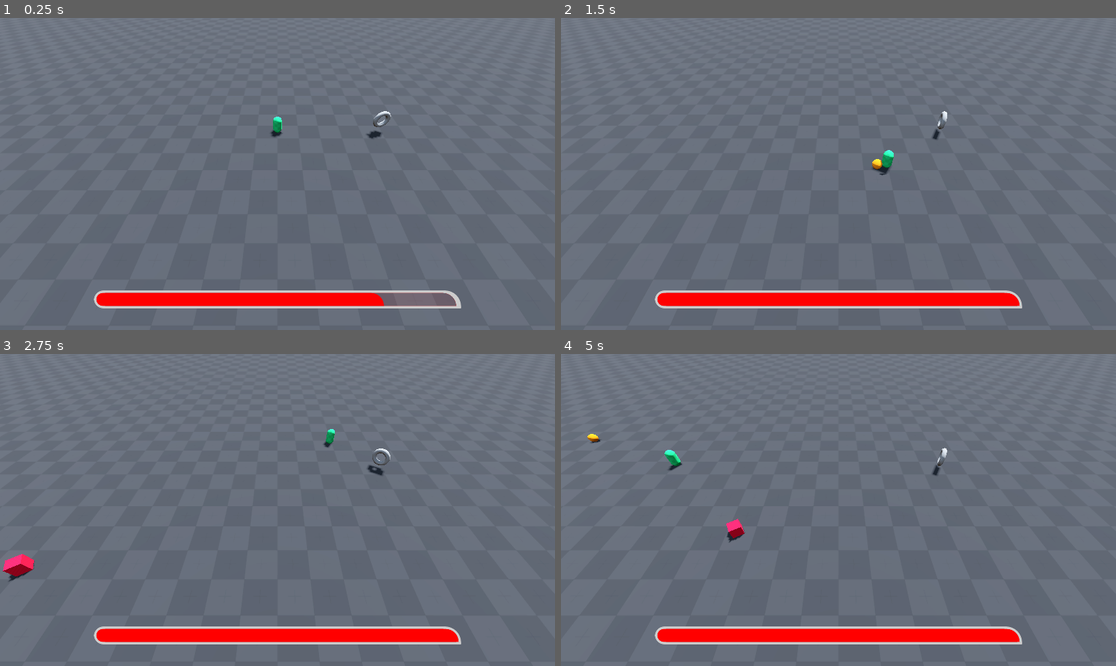
Above: before the commit, frames 1-4 (two rows, left to right).
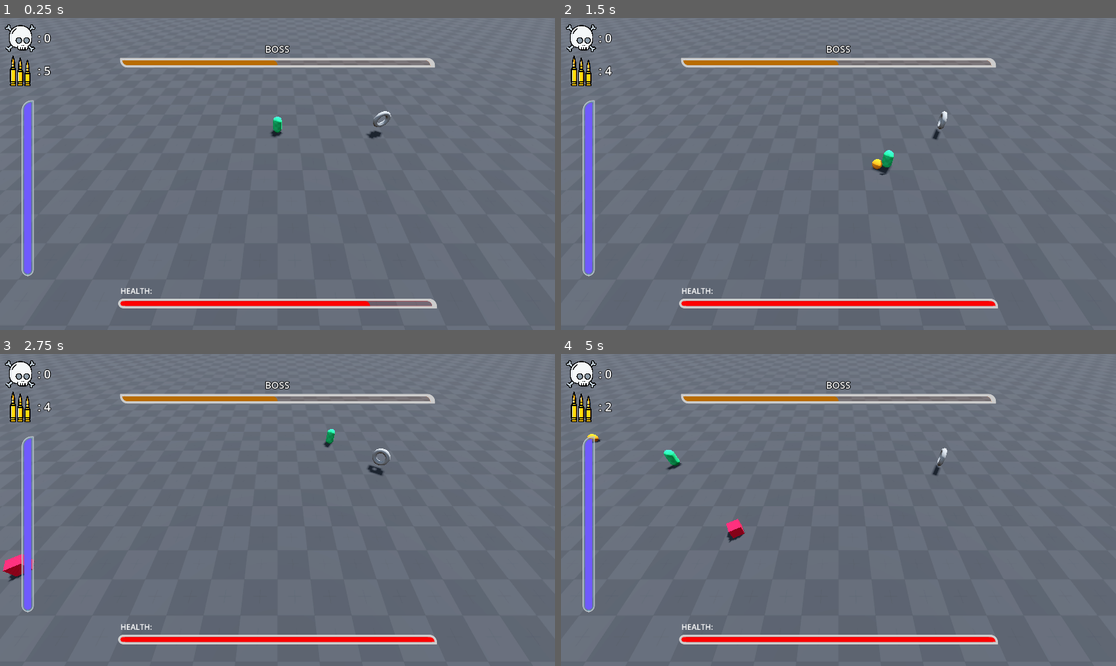
Above: after the commit, the same moments.

Repository: XpolioN2005/Dash_only_type
Game: Godot game, scene res://Scenes/root_level.tscn
Two runs of this game, one before a commit and one after it. Both use one fixed random seed, a clock stepped at 60 frames per second and the inputs below.
Inputs (mouse positions are in pixels of both pictures, inside the frame that each line leads up to):
- Up to frame 1 (0.25 s): no input
- Up to frame 2 (1.5 s): move the mouse to (960, 158) at 0.52 s; click (960, 158) at 0.6 s; tap Enter at 1.25 s; move the mouse to (727, 189) at 1.27 s; right-click (727, 189) at 1.35 s; click (727, 189) at 1.42 s
- Up to frame 3 (2.75 s): move the mouse to (333, 441) at 2.02 s; click (333, 441) at 2.1 s
- Up to frame 4 (5 s): move the mouse to (810, 572) at 2.77 s; right-click (810, 572) at 2.85 s; click (810, 572) at 2.92 s; move the mouse to (1005, 556) at 3.52 s; click (1005, 556) at 3.6 s; move the mouse to (672, 463) at 4.27 s; right-click (672, 463) at 4.35 s; click (672, 463) at 4.42 s

The runs differ from the first frame. In frame 1, 5.7% of the frame differs, in the area x 0-84%, y 2-94%; in frame 2, 5.9%; in frame 3, 5.9%; in frame 4, 6.0%.

Commit message:
ui update

Diff:
--- a/Enities/enemies/basic/basic_enemy.gd
+++ b/Enities/enemies/basic/basic_enemy.gd
@@ -36,7 +36,7 @@
 func death():
 	# get_node("../../particle_controller").explode_particle(position)
 
-	player.score += 100
+	player.score += 1
 	queue_free()
 
 	get_parent().dead_enemies = get_parent().dead_enemies + 1
--- a/Enities/enemies/basic/basic_enemy.tscn
+++ b/Enities/enemies/basic/basic_enemy.tscn
@@ -15,6 +15,8 @@
 
 [node name="basic_enemy" type="CharacterBody3D"]
 transform = Transform3D(1, 0, 0, 0, 1, 0, 0, 0, 1, 0, 0.5, 0)
+collision_layer = 2
+collision_mask = 3
 script = ExtResource("1_ofnit")
 
 [node name="MeshInstance3D" type="MeshInstance3D" parent="."]
--- a/Enities/player/player.gd
+++ b/Enities/player/player.gd
@@ -31,6 +31,8 @@
 		else: print("CLICK ON THE PLAYING AREA PLS")
 
 func _physics_process(delta: float) -> void:
+
+	position.y = 1
 
 	if health <= 0:
 		print("ded")
--- a/Enities/player/player.tscn
+++ b/Enities/player/player.tscn
@@ -15,6 +15,7 @@
 
 [node name="player" type="CharacterBody3D"]
 transform = Transform3D(1, 0, 0, 0, 1, 0, 0, 0, 1, 0, 1, 0)
+collision_mask = 2
 script = ExtResource("1_xjgij")
 
 [node name="CollisionShape3D" type="CollisionShape3D" parent="."]
@@ -24,6 +25,8 @@
 mesh = SubResource("CapsuleMesh_h3n0d")
 
 [node name="detector" type="Area3D" parent="."]
+collision_layer = 2
+collision_mask = 2
 
 [node name="CollisionShape3D" type="CollisionShape3D" parent="detector"]
 transform = Transform3D(1.1, 0, 0, 0, 1.1, 0, 0, 0, 1.1, 0, 0, 0)
--- a/Projectile/bullet.tscn
+++ b/Projectile/bullet.tscn
@@ -15,6 +15,8 @@
 
 [node name="bullet" type="RigidBody3D"]
 transform = Transform3D(1, 0, 0, 0, 1, 0, 0, 0, 1, 0, 0.5, 0)
+collision_layer = 3
+collision_mask = 2
 script = ExtResource("1_oam75")
 
 [node name="CollisionShape3D" type="CollisionShape3D" parent="."]
@@ -25,6 +27,8 @@
 
 [node name="detector" type="Area3D" parent="."]
 transform = Transform3D(1.1, 0, 0, 0, 1.1, 0, 0, 0, 1.1, 0, 0, 0)
+collision_layer = 2
+collision_mask = 2
 
 [node name="CollisionShape3D" type="CollisionShape3D" parent="detector"]
 shape = SubResource("SphereShape3D_2u0ch")
--- a/UI/scenes/base_ui.tscn
+++ b/UI/scenes/base_ui.tscn
@@ -1,6 +1,47 @@
-[gd_scene load_steps=4 format=3 uid="uid://chbtbwoxrejwo"]
+[gd_scene load_steps=10 format=3 uid="uid://chbtbwoxrejwo"]
 
 [ext_resource type="Script" path="res://UI/script/base_ui.gd" id="1_2ltxr"]
+[ext_resource type="Texture2D" uid="uid://dks71qg5xtxng" path="res://Assest/Icon/death.png" id="2_f5uyn"]
+[ext_resource type="Texture2D" uid="uid://c3ig1giq7jwac" path="res://Assest/Icon/bullets.png" id="3_fkjdi"]
+
+[sub_resource type="StyleBoxFlat" id="StyleBoxFlat_fh8s7"]
+bg_color = Color(1, 0.388235, 0, 0.0784314)
+border_width_left = 10
+border_width_top = 5
+border_width_right = 10
+border_width_bottom = 5
+corner_radius_top_right = 50
+corner_radius_bottom_left = 50
+expand_margin_left = 5.0
+expand_margin_top = 5.0
+expand_margin_right = 5.0
+expand_margin_bottom = 5.0
+
+[sub_resource type="StyleBoxFlat" id="StyleBoxFlat_0guxh"]
+bg_color = Color(0.723468, 0.422772, 0, 1)
+corner_radius_top_right = 50
+corner_radius_bottom_left = 50
+
+[sub_resource type="StyleBoxFlat" id="StyleBoxFlat_4g7ki"]
+bg_color = Color(0.286275, 0.635294, 0.866667, 0.0588235)
+border_width_left = 5
+border_width_top = 5
+border_width_right = 5
+border_width_bottom = 5
+border_blend = true
+corner_radius_top_left = 50
+corner_radius_bottom_right = 20
+corner_radius_bottom_left = 20
+expand_margin_left = 5.0
+expand_margin_top = 5.0
+expand_margin_right = 5.0
+expand_margin_bottom = 5.0
+
+[sub_resource type="StyleBoxFlat" id="StyleBoxFlat_6eva7"]
+bg_color = Color(0.434863, 0.353618, 0.999973, 1)
+corner_radius_top_left = 50
+corner_radius_bottom_right = 20
+corner_radius_bottom_left = 20
 
 [sub_resource type="StyleBoxFlat" id="StyleBoxFlat_yxbji"]
 bg_color = Color(1, 0, 0, 0.0784314)
@@ -29,21 +70,142 @@
 anchor_bottom = 1.0
 grow_horizontal = 2
 grow_vertical = 2
+pivot_offset = Vector2(893, -527)
 script = ExtResource("1_2ltxr")
 
-[node name="health" type="ProgressBar" parent="."]
-custom_minimum_size = Vector2(250, 0)
+[node name="VBoxContainer" type="VBoxContainer" parent="."]
 layout_mode = 1
-anchors_preset = -1
-anchor_top = 1.0
+anchors_preset = 15
 anchor_right = 1.0
 anchor_bottom = 1.0
-offset_left = 200.0
-offset_top = -77.0
-offset_right = -200.0
-offset_bottom = -50.0
 grow_horizontal = 2
-grow_vertical = 0
+grow_vertical = 2
+
+[node name="head" type="HBoxContainer" parent="VBoxContainer"]
+layout_mode = 2
+alignment = 1
+
+[node name="MarginContainer" type="MarginContainer" parent="VBoxContainer/head"]
+custom_minimum_size = Vector2(250, 0)
+layout_mode = 2
+theme_override_constants/margin_left = 10
+theme_override_constants/margin_top = 10
+theme_override_constants/margin_right = 10
+theme_override_constants/margin_bottom = 10
+
+[node name="VBoxContainer" type="VBoxContainer" parent="VBoxContainer/head/MarginContainer"]
+layout_mode = 2
+
+[node name="kill" type="HBoxContainer" parent="VBoxContainer/head/MarginContainer/VBoxContainer"]
+layout_mode = 2
+
+[node name="TextureRect" type="TextureRect" parent="VBoxContainer/head/MarginContainer/VBoxContainer/kill"]
+custom_minimum_size = Vector2(64, 0)
+layout_mode = 2
+size_flags_vertical = 3
+texture = ExtResource("2_f5uyn")
+expand_mode = 5
+flip_h = true
+
+[node name="score" type="Label" parent="VBoxContainer/head/MarginContainer/VBoxContainer/kill"]
+layout_mode = 2
+size_flags_vertical = 1
+theme_override_constants/outline_size = 5
+theme_override_font_sizes/font_size = 25
+text = ": 999"
+horizontal_alignment = 1
+vertical_alignment = 1
+
+[node name="ammo" type="HBoxContainer" parent="VBoxContainer/head/MarginContainer/VBoxContainer"]
+layout_mode = 2
+
+[node name="TextureRect" type="TextureRect" parent="VBoxContainer/head/MarginContainer/VBoxContainer/ammo"]
+custom_minimum_size = Vector2(64, 0)
+layout_mode = 2
+size_flags_vertical = 3
+texture = ExtResource("3_fkjdi")
+expand_mode = 5
+
+[node name="ammo_label" type="Label" parent="VBoxContainer/head/MarginContainer/VBoxContainer/ammo"]
+layout_mode = 2
+size_flags_vertical = 1
+theme_override_constants/outline_size = 5
+theme_override_font_sizes/font_size = 25
+text = ": 999"
+horizontal_alignment = 1
+vertical_alignment = 1
+
+[node name="BOSS_health_bar" type="MarginContainer" parent="VBoxContainer/head"]
+layout_mode = 2
+size_flags_horizontal = 3
+theme_override_constants/margin_left = 0
+theme_override_constants/margin_top = 50
+theme_override_constants/margin_right = 0
+theme_override_constants/margin_bottom = 50
+
+[node name="VBoxContainer" type="VBoxContainer" parent="VBoxContainer/head/BOSS_health_bar"]
+layout_mode = 2
+theme_override_constants/separation = 10
+
+[node name="Label" type="Label" parent="VBoxContainer/head/BOSS_health_bar/VBoxContainer"]
+layout_mode = 2
+theme_override_colors/font_outline_color = Color(0, 0, 0, 1)
+theme_override_constants/outline_size = 5
+theme_override_font_sizes/font_size = 20
+text = "BOSS
+"
+horizontal_alignment = 1
+uppercase = true
+
+[node name="health" type="ProgressBar" parent="VBoxContainer/head/BOSS_health_bar/VBoxContainer"]
+custom_minimum_size = Vector2(250, 0)
+layout_mode = 2
+theme_override_styles/background = SubResource("StyleBoxFlat_fh8s7")
+theme_override_styles/fill = SubResource("StyleBoxFlat_0guxh")
+value = 50.0
+show_percentage = false
+
+[node name="Control" type="Control" parent="VBoxContainer/head"]
+custom_minimum_size = Vector2(250, 0)
+layout_mode = 2
+
+[node name="mid" type="HBoxContainer" parent="VBoxContainer"]
+layout_mode = 2
+size_flags_vertical = 3
+
+[node name="MarginContainer" type="MarginContainer" parent="VBoxContainer/mid"]
+layout_mode = 2
+theme_override_constants/margin_left = 50
+theme_override_constants/margin_top = 20
+theme_override_constants/margin_bottom = 20
+
+[node name="ProgressBar" type="ProgressBar" parent="VBoxContainer/mid/MarginContainer"]
+custom_minimum_size = Vector2(15, 0)
+layout_mode = 2
+size_flags_vertical = 1
+theme_override_styles/background = SubResource("StyleBoxFlat_4g7ki")
+theme_override_styles/fill = SubResource("StyleBoxFlat_6eva7")
+value = 100.0
+fill_mode = 3
+show_percentage = false
+
+[node name="health_box" type="MarginContainer" parent="VBoxContainer"]
+layout_mode = 2
+theme_override_constants/margin_left = 250
+theme_override_constants/margin_right = 250
+theme_override_constants/margin_bottom = 50
+
+[node name="VBoxContainer" type="VBoxContainer" parent="VBoxContainer/health_box"]
+layout_mode = 2
+theme_override_constants/separation = 10
+
+[node name="Label" type="Label" parent="VBoxContainer/health_box/VBoxContainer"]
+layout_mode = 2
+text = "HEALTH:"
+
+[node name="health" type="ProgressBar" parent="VBoxContainer/health_box/VBoxContainer"]
+custom_minimum_size = Vector2(250, 0)
+layout_mode = 2
 theme_override_styles/background = SubResource("StyleBoxFlat_yxbji")
 theme_override_styles/fill = SubResource("StyleBoxFlat_5ived")
 show_percentage = false
--- a/UI/script/base_ui.gd
+++ b/UI/script/base_ui.gd
@@ -1,7 +1,9 @@
 extends Control
 
 
-@onready var health_bar = $health
+@onready var health_bar = $VBoxContainer/health_box/VBoxContainer/health
+@onready var ammo_count = $VBoxContainer/head/MarginContainer/VBoxContainer/ammo/ammo_label
+@onready var kill_count = $VBoxContainer/head/MarginContainer/VBoxContainer/kill/score
 var player
 
 
@@ -9,7 +11,8 @@
 func _process(_delta: float) -> void:
 	health_bar.value = lerp(health_bar.value, player.health, 0.1)
 
-	print(health_bar.value)
-
 	if abs(health_bar.value - player.health) < 01:
 		health_bar.value = player.health
+
+	ammo_count.text = ": " + str(player.ammo)
+	kill_count.text = ": " + str(player.score)
--- a/project.godot
+++ b/project.godot
@@ -14,6 +14,10 @@
 run/main_scene="res://Scenes/root_level.tscn"
 config/features=PackedStringArray("4.3", "Mobile")
 config/icon="res://icon.svg"
+
+[display]
+
+window/vsync/vsync_mode=0
 
 [input]
 
Binary file added: Assest/Icon/bullets.png
Not shown, added: Assest/Icon/bullets.png.import
Binary file added: Assest/Icon/death.png
Not shown, added: Assest/Icon/death.png.import
